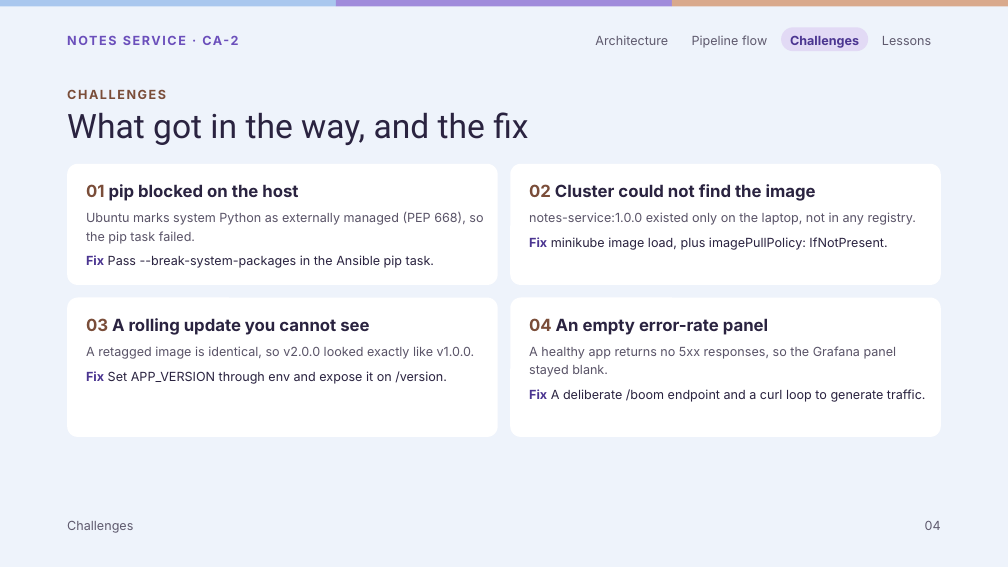
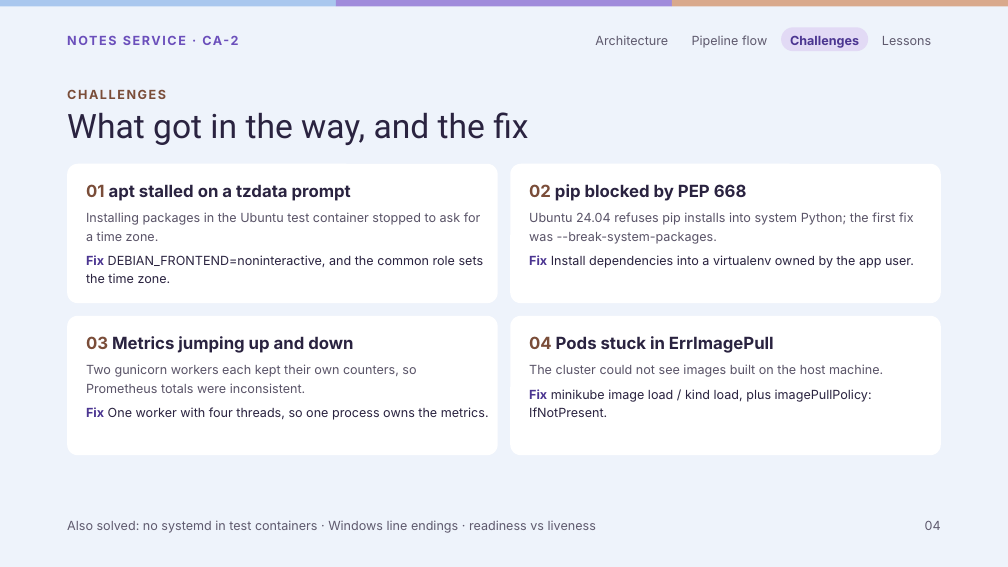
Before and after one commit to Reeti05Agarwal/DevOps-, a slide deck: slide 4 of DevOps CA-2 Notes Service.pptx. Drawn at 1008x567 pixels with LibreOffice and Linux fonts; fonts in the diff are those of the drawing. Boxes give left, top, right and bottom in pixels: in the first picture for what was removed or moved away, otherwise in the second. Text is boxed around its words. In the diff, an @@ line names an element or a change of style, - is before the commit and + after.

Commit message:
ppt

```diff
--- a/DevOps CA-2 Notes Service.pptx
+++ b/DevOps CA-2 Notes Service.pptx
@@ rounded rectangle: place and size @@
-rounded rectangle at (67,164,498,285)
+rounded rectangle at (67,164,498,303)
@@ rounded rectangle at (67,164,498,303): proportions changed @@
@@ rounded rectangle at (510,164,941,303): proportions changed @@
@@ rounded rectangle: place and size @@
-rounded rectangle at (510,164,941,285)
+rounded rectangle at (510,164,941,303)
@@ text at (86,184,351,201): text changed @@
-01 pip blocked on the host
+01 apt stalled on a tzdata prompt
@@ text at (529,184,747,201): text changed @@
-02 Cluster could not find the image
+02 pip blocked by PEP 668
@@ text at (86,212,481,241): text changed @@
-Ubuntu marks system Python as externally managed (PEP 668), so the pip task failed.
+Installing packages in the Ubuntu test container stopped to ask for a time zone.
@@ text at (529,212,914,244): text changed @@
-notes-service:1.0.0 existed only on the laptop, not in any registry.
+Ubuntu 24.04 refuses pip installs into system Python; the first fix was --break-system-packages.
@@ text at (86,255,484,283): text changed @@
-Fix Pass --break-system-packages in the Ansible pip task.
+Fix DEBIAN_FRONTEND=noninteractive, and the common role sets the time zone.
@@ text at (529,255,914,268): text changed @@
-Fix minikube image load, plus imagePullPolicy: IfNotPresent.
+Fix Install dependencies into a virtualenv owned by the app user.
@@ rounded rectangle: place and size @@
-rounded rectangle at (67,298,498,437)
+rounded rectangle at (67,316,498,455)
@@ rounded rectangle: place and size @@
-rounded rectangle at (510,298,941,437)
+rounded rectangle at (510,316,941,455)
@@ text at (86,336,353,353): text changed @@
-03 A rolling update you cannot see
+03 Metrics jumping up and down
@@ text at (529,336,774,353): text changed @@
-04 An empty error-rate panel
+04 Pods stuck in ErrImagePull
@@ text at (86,364,416,393): text changed @@
-A retagged image is identical, so v2.0.0 looked exactly like v1.0.0.
+Two gunicorn workers each kept their own counters, so Prometheus totals were inconsistent.
@@ text at (529,389,872,417): text changed @@
-Fix A deliberate /boom endpoint and a curl loop to generate traffic.
+Fix minikube image load / kind load, plus imagePullPolicy: IfNotPresent.
@@ text at (529,364,883,377): text changed @@
-A healthy app returns no 5xx responses, so the Grafana panel stayed blank.
+The cluster could not see images built on the host machine.
@@ text at (86,407,489,420): text changed @@
-Fix Set APP_VERSION through env and expose it on /version.
+Fix One worker with four threads, so one process owns the metrics.
@@ text removed at (67,521,133,533) @@
-Challenges
@@ text added at (67,520,596,533), 12 pt, text #5F5A6E @@
+Also solved: no systemd in test containers · Windows line endings · readiness vs liveness
```
Also in this commit, not shown: 3 other slides changed.
